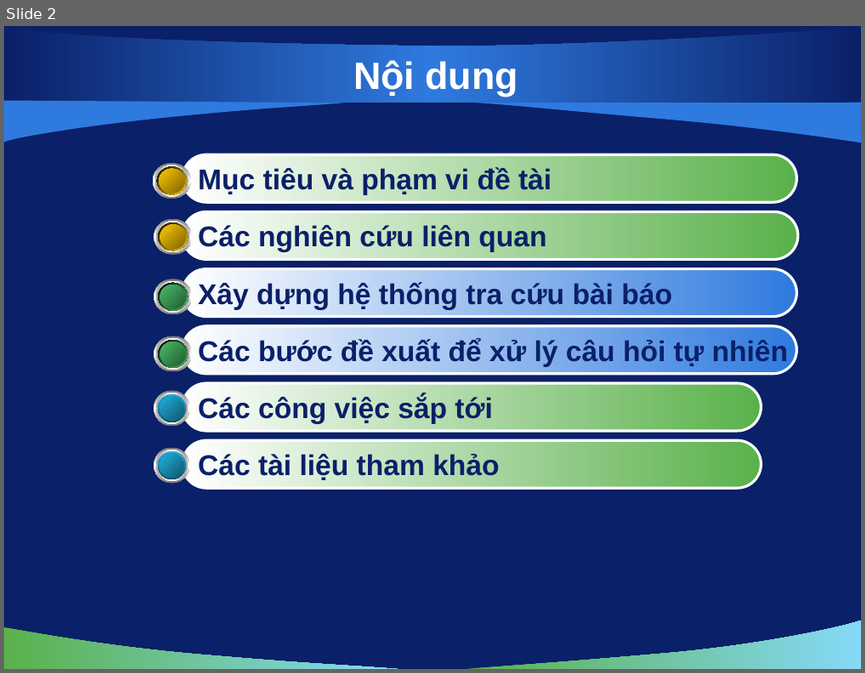
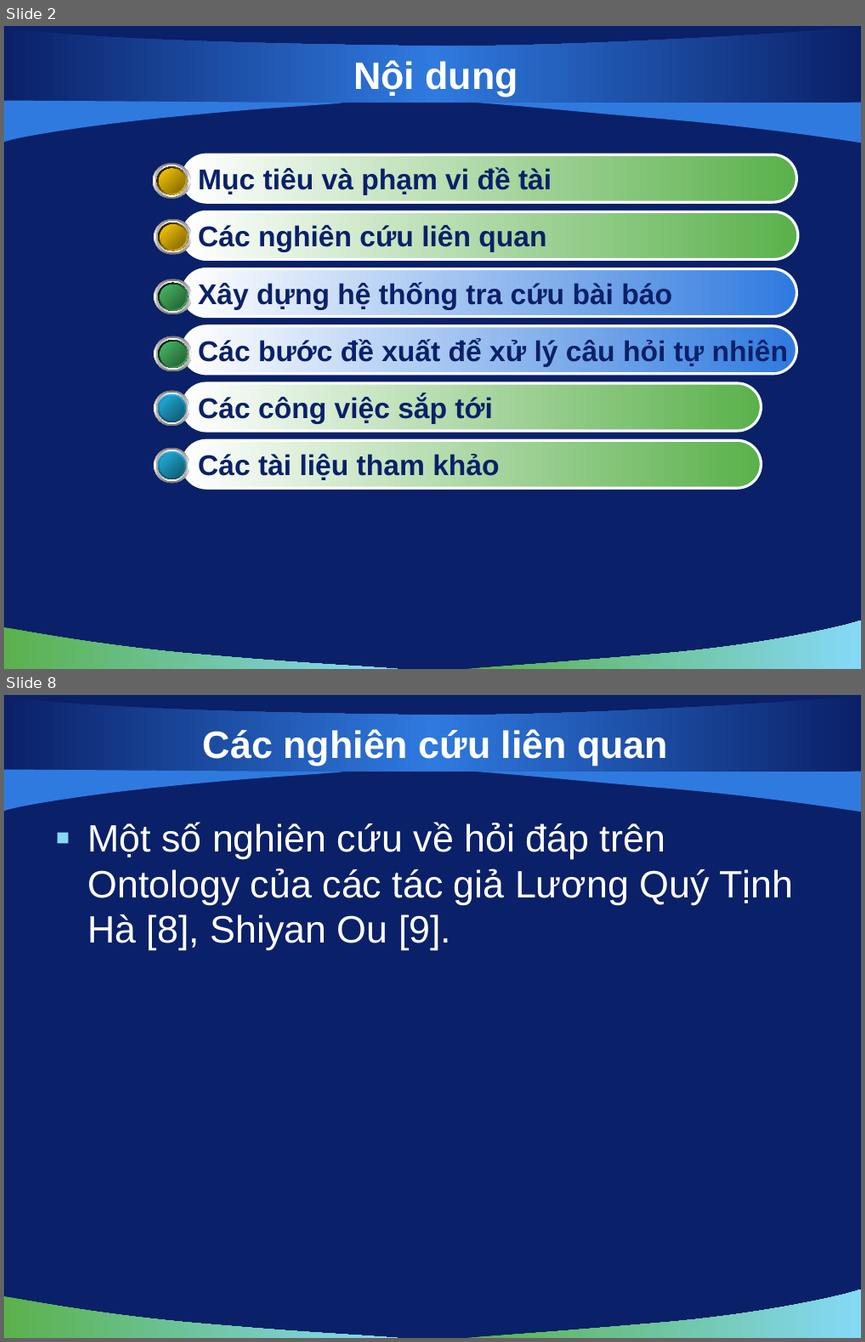
Before and after one commit to hungntit/filnalproject, a slide deck: De Cuong/bao cao 03-12-2010.pptx. Shown one above the other, each under a label of ours: slide 2 before the commit, slides 2 and 8 after it; the slides between them are not shown. The pictures are 865x673 and 865x1342 pixels, drawn with LibreOffice and Linux fonts; fonts in the diff are those of the drawing; background and template pictures are left out. Boxes give left, top, right and bottom in pixels: in the first picture for what was removed or moved away, otherwise in the second. Text is boxed around its words. In the diff, an @@ line names an element or a change of style, - is before the commit and + after.

```diff
--- a/De Cuong/bao cao 03-12-2010.pptx
+++ b/De Cuong/bao cao 03-12-2010.pptx
@@ slide 8 added at (x1=4, y1=695, x2=861, y2=1338), background picture (left out); not listed: 5 template elements that a slide beside it also shows @@
@@ title added at (x1=203, y1=729, x2=668, y2=766), 32 pt, text #FFFFFF, bold @@
+Các nghiên cứu liên quan
@@ text added at (x1=87, y1=822, x2=793, y2=950), 32 pt, text #FFFFFF @@
+▪ Một số nghiên cứu về hỏi đáp trên Ontology của các tác giả Lương Quý Tịnh Hà [8], Shiyan Ou [9].
```
Also in this commit, not shown: 1 slide changed, 10 other slides added.
